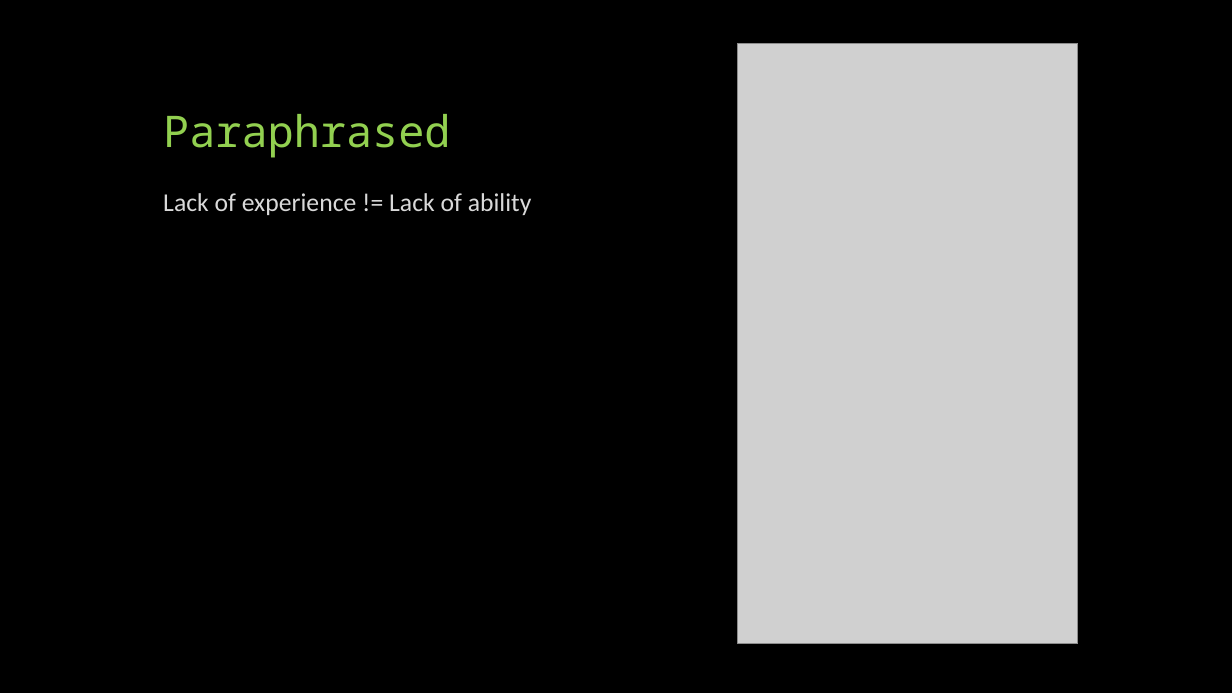
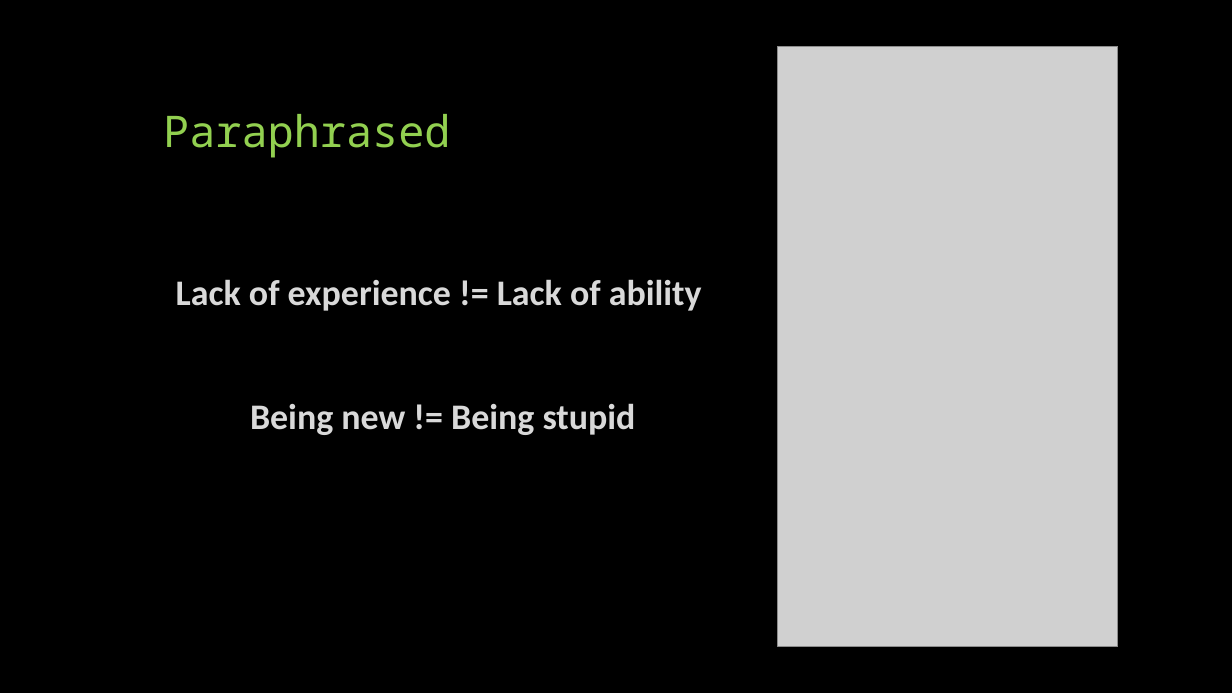
Before and after one commit to geekygirlsarah/talk-building-your-team-to-last, a slide deck: slide 6 of Building Your Team to Last.pptx (slide 5 before the commit). Drawn at 1232x693 pixels with LibreOffice and Linux fonts; fonts in the diff are those of the drawing; grey boxes stand for pictures. Boxes give left, top, right and bottom in pixels: in the first picture for what was removed or moved away, otherwise in the second. Text is boxed around its words. In the diff, an @@ line names an element or a change of style, - is before the commit and + after.

```diff
--- a/Building Your Team to Last.pptx
+++ b/Building Your Team to Last.pptx
@@ picture: place and size @@
-picture at <box>738,43,1078,644</box>
+picture at <box>778,46,1118,647</box>
@@ text "Lack of experience != Lack ...": place and size @@
-text "Lack of experience != Lack ..." at <box>163,193,532,215</box>
+text "Lack of experience != Lack ..." at <box>176,279,702,435</box>
@@ text at <box>176,279,702,311</box>: size 20 to 28 pt, bold on in "Lack of experience != Lack of ability"; alignment left to centre @@
@@ text at <box>250,403,636,435</box>: paragraph added @@
+Being new != Being stupid
```
Also in this commit, not shown: 9 other slides changed, 3 slides added, 1 slide removed.
